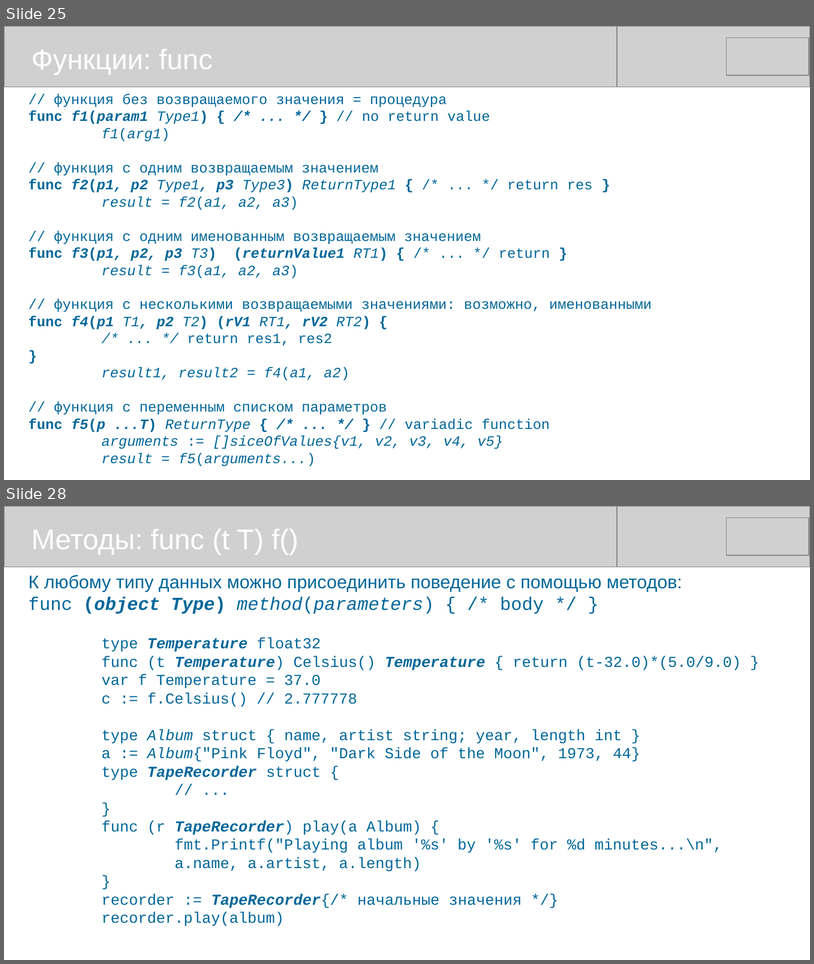
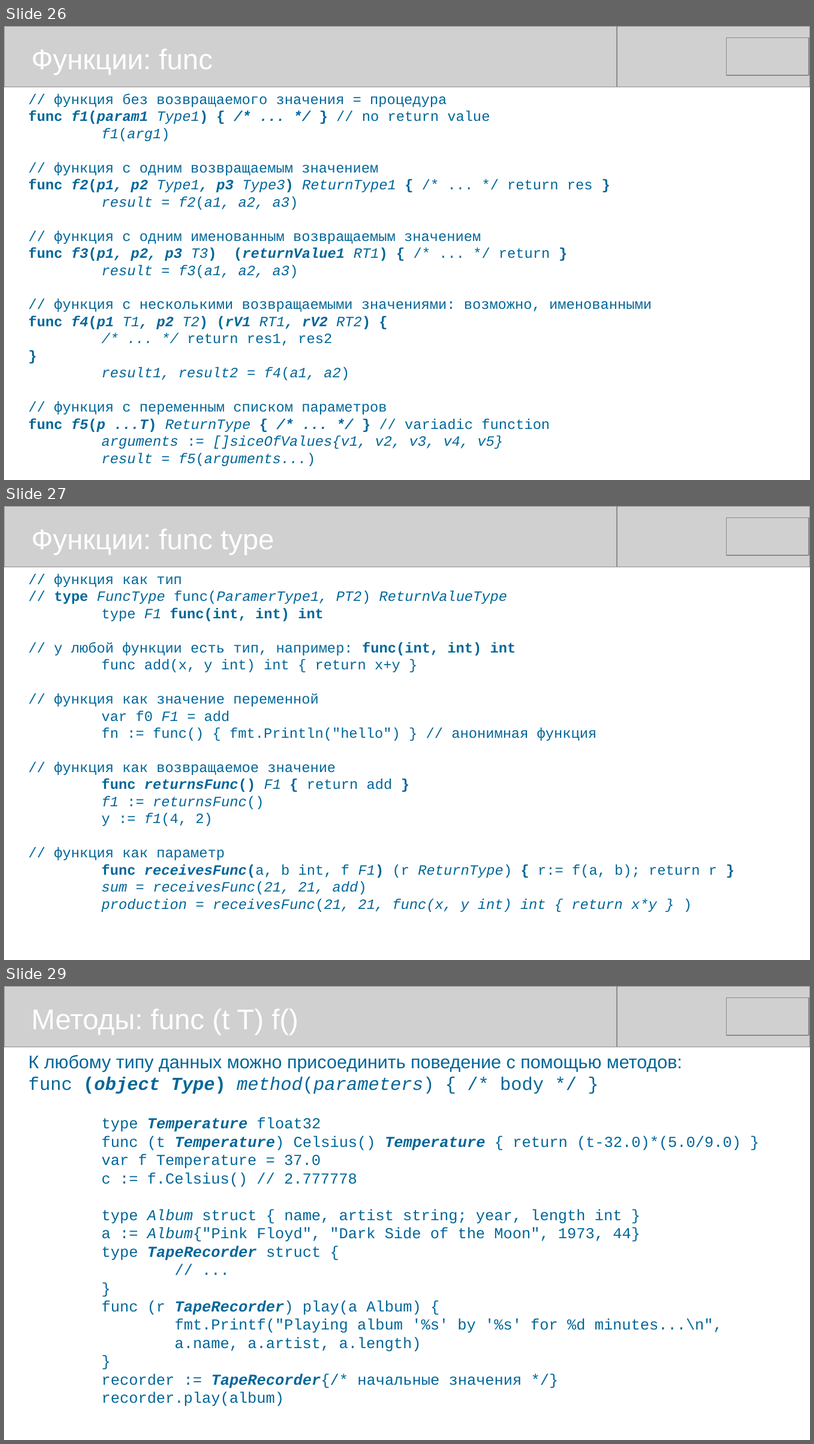
Before and after one commit to mike-shock/Go_language, a slide deck: Go_Review.odp. Shown one above the other, each under a label of ours: slides 25 and 28 before the commit, slides 26, 27 and 29 after it; the slides between them are not shown. The pictures are 814x964 and 814x1444 pixels, drawn with LibreOffice and Linux fonts; fonts in the diff are those of the drawing; grey boxes stand for pictures. Boxes give left, top, right and bottom in pixels: in the first picture for what was removed or moved away, otherwise in the second. Text is boxed around its words. In the diff, an @@ line names an element or a change of style, - is before the commit and + after.

```diff
--- a/Go_Review.odp
+++ b/Go_Review.odp
@@ slide 27 added at [4, 506, 810, 960], background #FFFFFF @@
@@ picture added at [4, 506, 617, 567] @@
@@ picture added at [197, 506, 810, 567] @@
@@ picture added at [727, 518, 810, 556] @@
@@ text added at [32, 529, 275, 555], 28 pt, text #FFFFFF @@
+Функции: func type
@@ text added at [54, 574, 717, 912], 14 pt, text #006699 @@
+// функция как тип
+// type FuncType func(ParamerType1, PT2) ReturnValueType
+type F1 func(int, int) int
+// у любой функции есть тип, например: func(int, int) int
+func add(x, y int) int { return x+y }
+// функция как значение переменной
+var f0 F1 = add
+fn := func() { fmt.Println("hello") } // анонимная функция
+// функция как возвращаемое значение
+func returnsFunc() F1 { return add }
+f1 := returnsFunc()
+y := f1(4, 2)
+// функция как параметр
+func receivesFunc(a, b int, f F1) (r ReturnType) { r:= f(a, b); return r }
+sum = receivesFunc(21, 21, add)
+production = receivesFunc(21, 21, func(x, y int) int { return x*y } )
@@ what was slide 25 is now slide 26 @@
@@ what was slide 28 is now slide 29 @@
```
Also in this commit, not shown: 8 slides changed, 2 other files.
